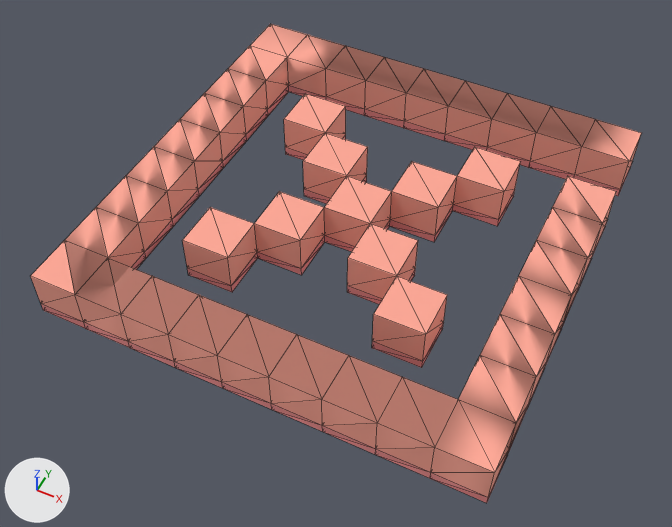
One commit to the OBJ model assets/maps/rebuilt/map1.obj: the scene before it, then after it.
Before and after are seen from a 50 mm lens placed at (5.53, -12.04, 13.9), pointed at (-0.08, -0.82, -0.13). Lighting does not change. The marker at lower left points along +X, +Y and +Z. Mesh edges are drawn as thin lines. Where no turn or scale is listed for an object, it has been applied to the vertices.

In view in the first picture: 'map1'.
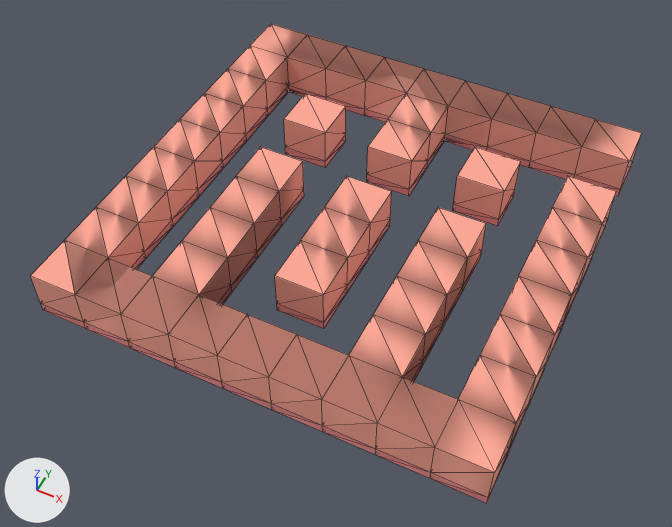
Where the change shows, as pixel boxes [x1, y1, x2, y2] in the pictures (672 x 527 px):
part 1 of me_map1, built on: before [254, 133, 457, 304]; after [153, 93, 486, 381]

What changed in the scene script:
```text
Change me_map1:
    used by ob_map1; location = (0.0, 0.0, 0.0)
    remove me_map1.from_pydata(...)  # 276 vertices, 800 faces; spans x -4.5..4.5, y -4.5..4.5, z 0.0..1.0
    add me_map1.from_pydata(...)  # 300 vertices, 920 faces; spans x -4.5..4.5, y -4.5..4.5, z 0.0..1.0
    me_map1 part 1
    80 faces are deleted
    12 new vertices lie (0.0, 1.0, 0.0) away from vertices in x -2.5..2.5, y -1.5..1.5, z 0.0..1.0
    6 new vertices lie (0.0, 1.0, 0.0) away from vertices in x -2.5..2.5, y -0.5, z 0.0..1.0
    6 new vertices lie (0.0, -1.0, 0.0) away from vertices in x -0.5..0.5, y -1.5, z 0.0..1.0
    100 new faces join them, mat_bricksdark_clone (pink #f18e8e)
    100 new faces join them, mat_bricks_clone (pink #ffa896)
```
